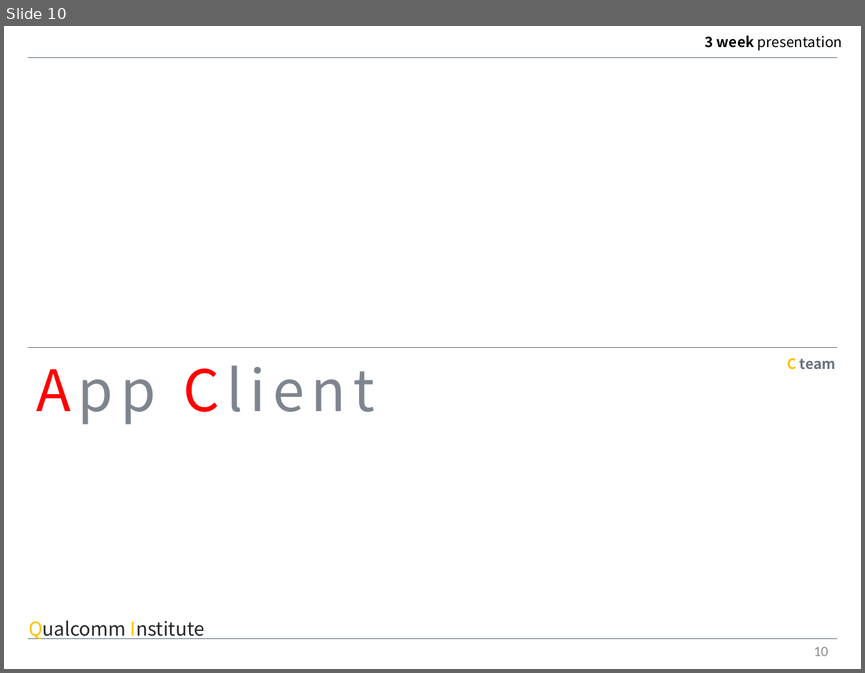
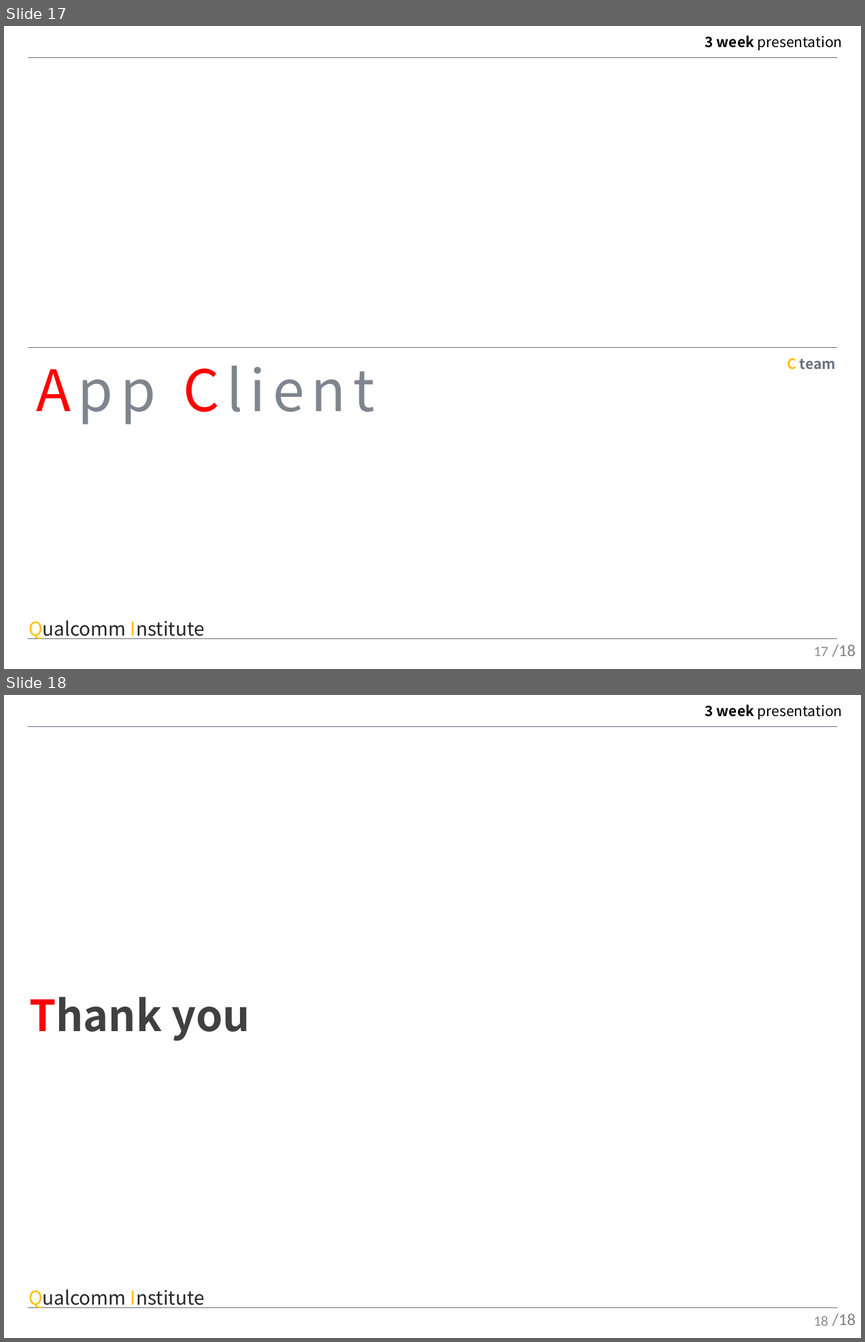
Before and after one commit to MAENGSOOHOON/summer2017IoT, a slide deck: 3week/ppt/3week.pptx. Shown one above the other, each under a label of ours: slide 10 before the commit, slides 17 and 18 after it. The pictures are 865x673 and 865x1342 pixels, drawn with LibreOffice and Linux fonts; fonts in the diff are those of the drawing. Boxes give left, top, right and bottom in pixels: in the first picture for what was removed or moved away, otherwise in the second. Text is boxed around its words. In the diff, an @@ line names an element or a change of style, - is before the commit and + after.

```diff
--- a/3week/ppt/3week.pptx
+++ b/3week/ppt/3week.pptx
@@ slide 18 added at (4, 695, 861, 1338), background #FFFFFF; not listed: 4 template elements that a slide beside it also shows @@
@@ text added at (29, 996, 250, 1040), 36 pt, text #404040, bold @@
+Thank you
@@ text added at (814, 1316, 828, 1325), 14 pt, text #808080 @@
+/18
@@ page number added at (832, 1313, 855, 1325), 12 pt, text #8C8C8C @@
+18
@@ what was slide 10 is now slide 17 @@
@@ slide 17 changed as well @@
@@ page number at (814, 646, 828, 656): text changed @@
-10
+17
@@ text added at (832, 644, 855, 656), 14 pt, text #808080 @@
+/18
```
Also in this commit, not shown: 6 other slides changed, 10 other slides added, 5 slides removed, 2 other files.
